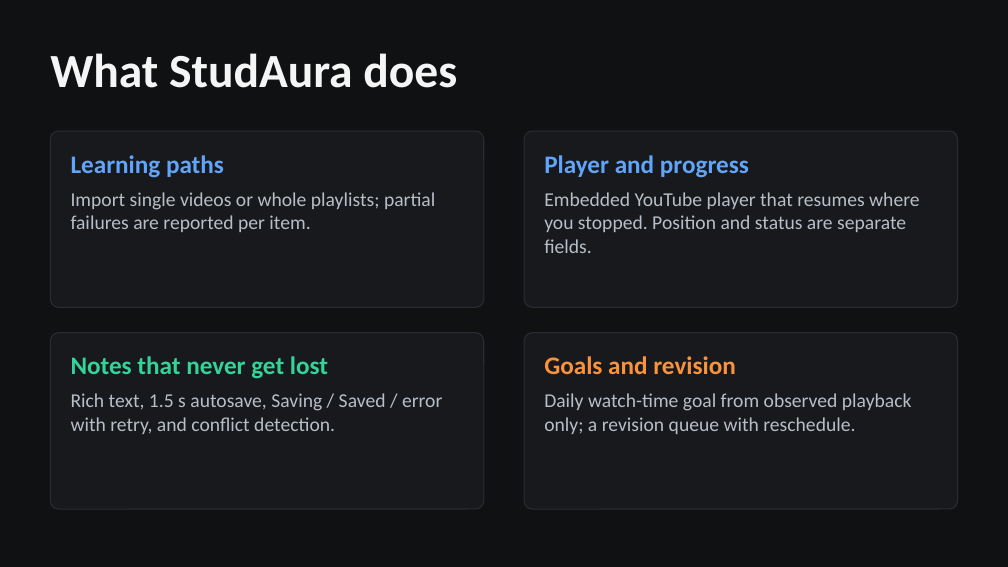
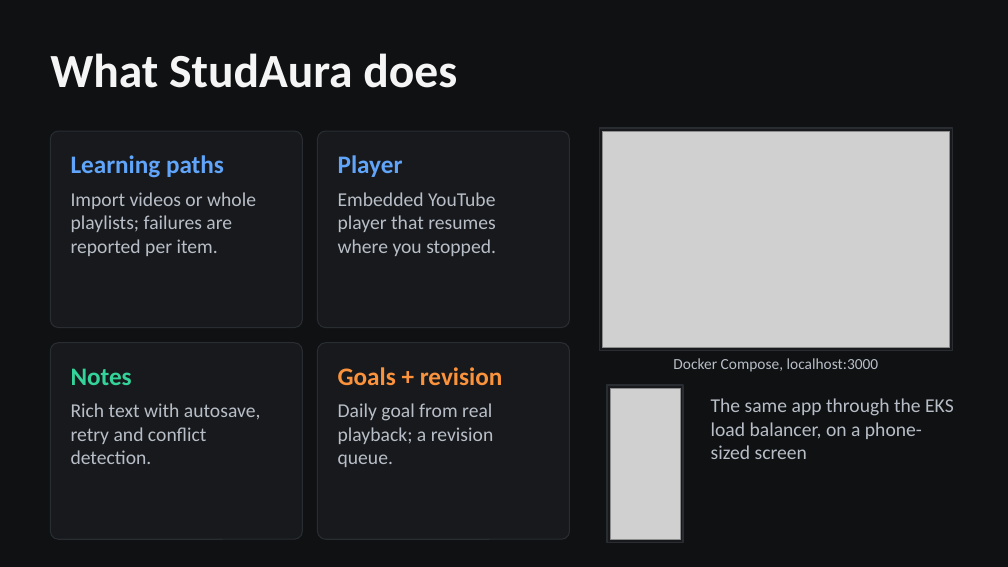
Before and after one commit to Avishkar74/StudAura, a slide deck: slide 2 of demo/StudAura-presentation.pptx. Drawn at 1008x567 pixels with LibreOffice and Linux fonts; fonts in the diff are those of the drawing; grey boxes stand for pictures. Boxes give left, top, right and bottom in pixels: in the first picture for what was removed or moved away, otherwise in the second. Text is boxed around its words. In the diff, an @@ line names an element or a change of style, - is before the commit and + after.

Commit message:
docs: grid evidence in the README, submission guide, deck with screenshots (#44)
All screenshots, clickable grids in the README, a module-by-module submission guide and a 14-slide deck that uses the screenshots; resource counts corrected to 35.

```diff
--- a/demo/StudAura-presentation.pptx
+++ b/demo/StudAura-presentation.pptx
@@ rounded rectangle: place and size @@
-rounded rectangle at bbox=[50, 131, 484, 307]
+rounded rectangle at bbox=[50, 131, 302, 328]
@@ rounded rectangle: place and size @@
-rounded rectangle at bbox=[524, 131, 958, 307]
+rounded rectangle at bbox=[318, 131, 570, 328]
@@ rectangle added at bbox=[600, 128, 953, 351], fill #17191C, outline #292D32 1 pt @@
@@ picture added at bbox=[603, 131, 950, 348] @@
@@ text at bbox=[338, 155, 403, 177]: text changed @@
-Player and progress
+Player
@@ text at bbox=[71, 192, 256, 256]: text changed @@
-Import single videos or whole playlists; partial failures are reported per item.
+Import videos or whole playlists; failures are reported per item.
@@ text at bbox=[338, 192, 496, 256]: text changed @@
-Embedded YouTube player that resumes where you stopped. Position and status are separate fields.
+Embedded YouTube player that resumes where you stopped.
@@ rounded rectangle: place and size @@
-rounded rectangle at bbox=[50, 333, 484, 509]
+rounded rectangle at bbox=[50, 343, 302, 539]
@@ proportions changed in 4 elements at bbox=[50, 131, 302, 328], bbox=[50, 343, 302, 539], bbox=[318, 131, 570, 328], bbox=[318, 343, 570, 539] @@
@@ rounded rectangle: place and size @@
-rounded rectangle at bbox=[524, 333, 958, 509]
+rounded rectangle at bbox=[318, 343, 570, 539]
@@ text added at bbox=[673, 358, 879, 372], 11 pt, text #B8BEC7 @@
+Docker Compose, localhost:3000
@@ text at bbox=[71, 368, 132, 385]: text changed @@
-Notes that never get lost
+Notes
@@ text at bbox=[338, 367, 503, 385]: text changed @@
-Goals and revision
+Goals + revision
@@ rectangle added at bbox=[607, 385, 682, 542], fill #17191C, outline #292D32 1 pt @@
@@ picture added at bbox=[610, 388, 679, 539] @@
@@ text at bbox=[71, 403, 261, 464]: text changed @@
-Rich text, 1.5 s autosave, Saving / Saved / error with retry, and conflict detection.
+Rich text with autosave, retry and conflict detection.
@@ text at bbox=[338, 403, 493, 467]: text changed @@
-Daily watch-time goal from observed playback only; a revision queue with reschedule.
+Daily goal from real playback; a revision queue.
@@ text added at bbox=[711, 398, 954, 459], 14 pt, text #B8BEC7 @@
+The same app through the EKS load balancer, on a phone-sized screen
```
Also in this commit, not shown: 7 other slides changed, 4 slides added, 2 slides removed, 29 other files.
